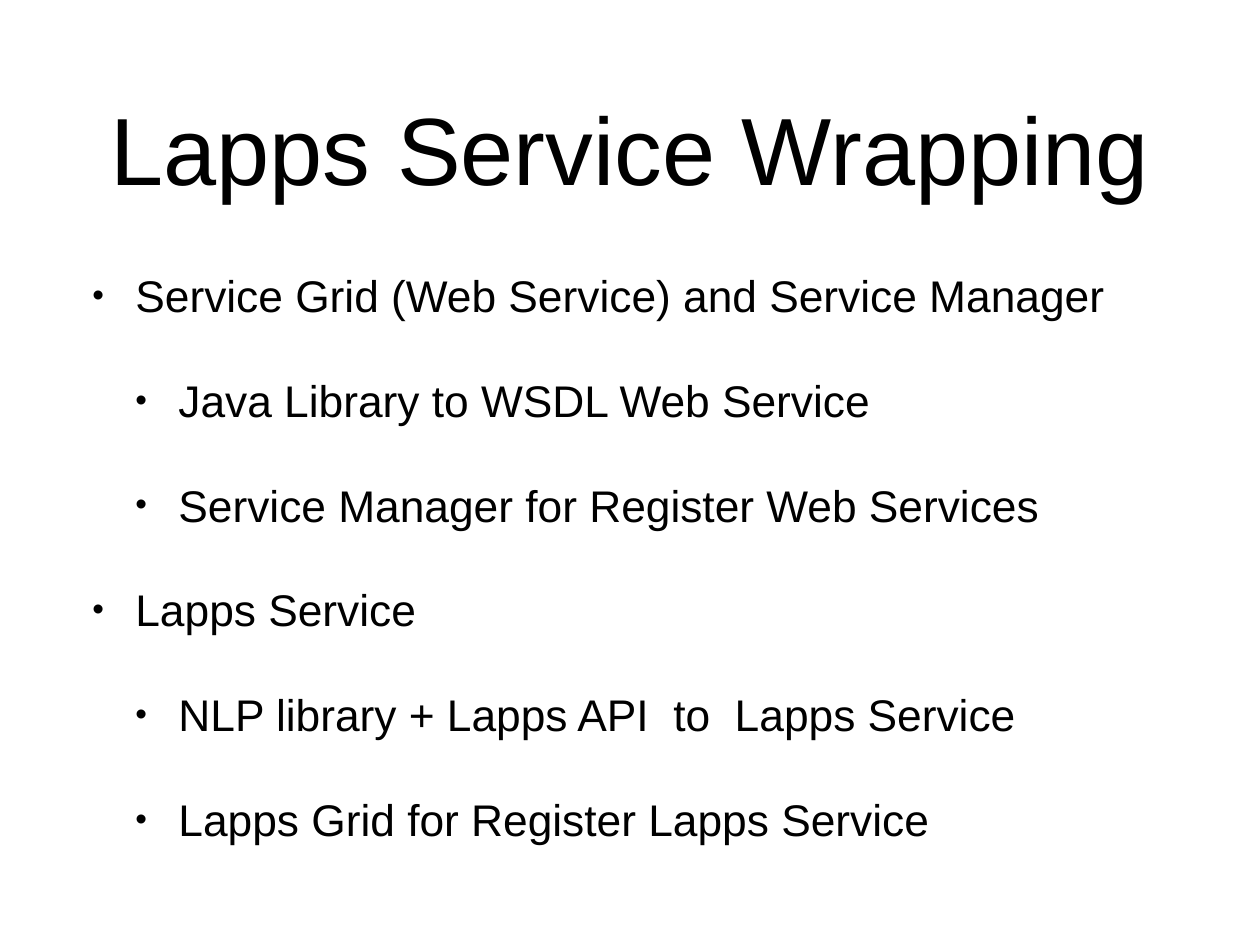
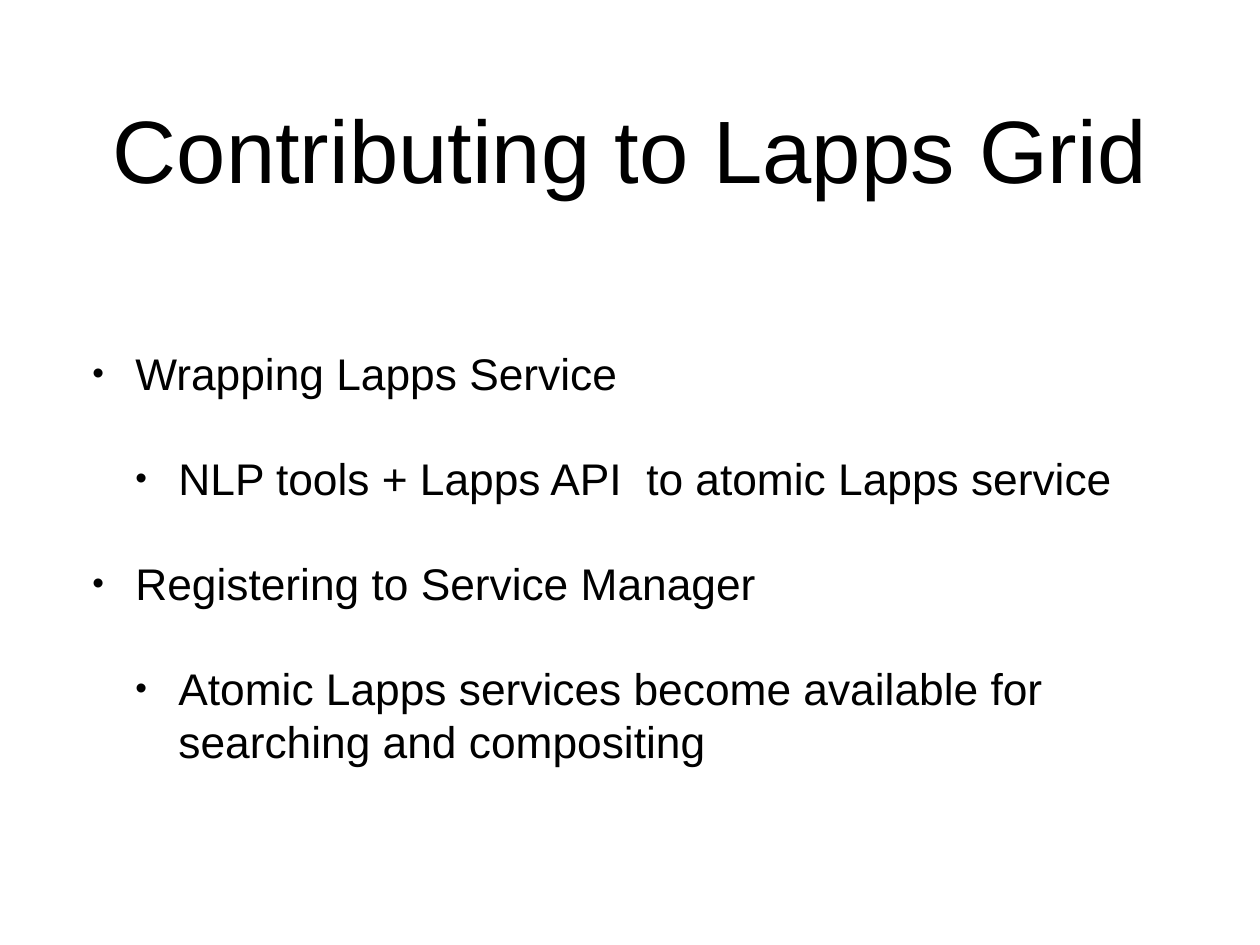
Before and after one commit to chunqishi/lrec2014_part2, a slide deck: slide 9 of lrec_service_wrapping 2014-05-20.pptx (slide 7 before the commit). Drawn at 1260x945 pixels with LibreOffice and Linux fonts; fonts in the diff are those of the drawing. Boxes give left, top, right and bottom in pixels: in the first picture for what was removed or moved away, otherwise in the second. Text is boxed around its words. In the diff, an @@ line names an element or a change of style, - is before the commit and + after.

```diff
--- a/lrec_service_wrapping 2014-05-20.pptx
+++ b/lrec_service_wrapping 2014-05-20.pptx
@@ title at (x1=113, y1=118, x2=1146, y2=199): text changed; size 77.6 to 72 pt @@
-Lapps Service Wrapping
+Contributing to Lapps Grid
@@ text at (x1=135, y1=358, x2=1111, y2=766): text changed @@
-• Service Grid (Web Service) and Service Manager
-  • Java Library to WSDL Web Service
-  • Service Manager for Register Web Services
-• Lapps Service
-  • NLP library + Lapps API to Lapps Service
-  • Lapps Grid for Register Lapps Service
+• Wrapping Lapps Service
+  • NLP tools + Lapps API to atomic Lapps service
+• Registering to Service Manager
+  • Atomic Lapps services become available for searching and compositing
```
Also in this commit, not shown: 5 other slides changed, 4 slides added, 2 slides removed, 5 other files.
